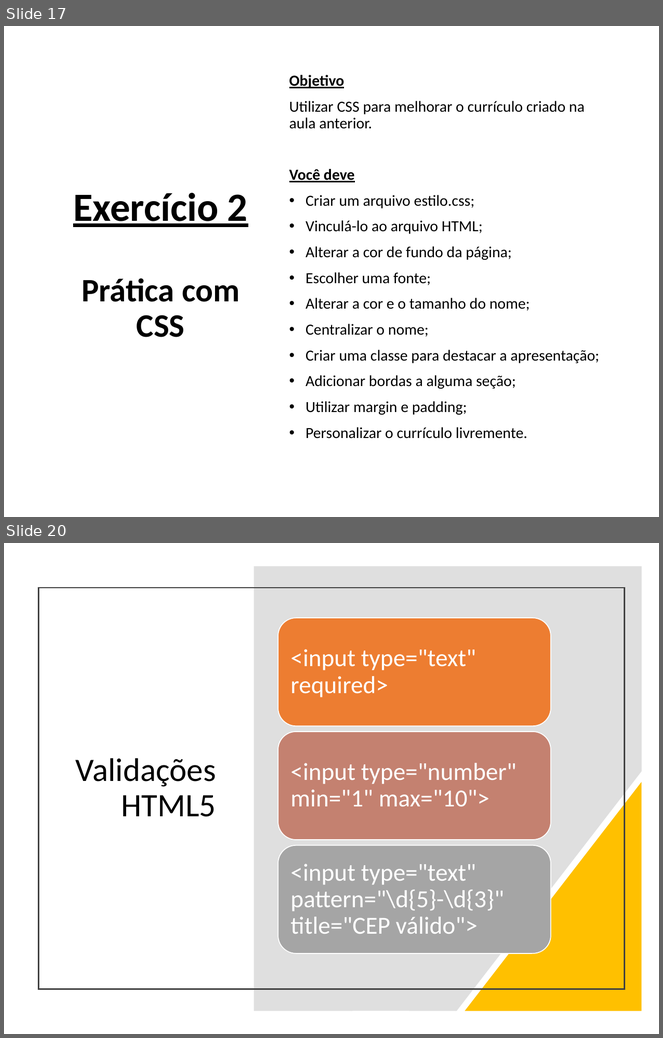
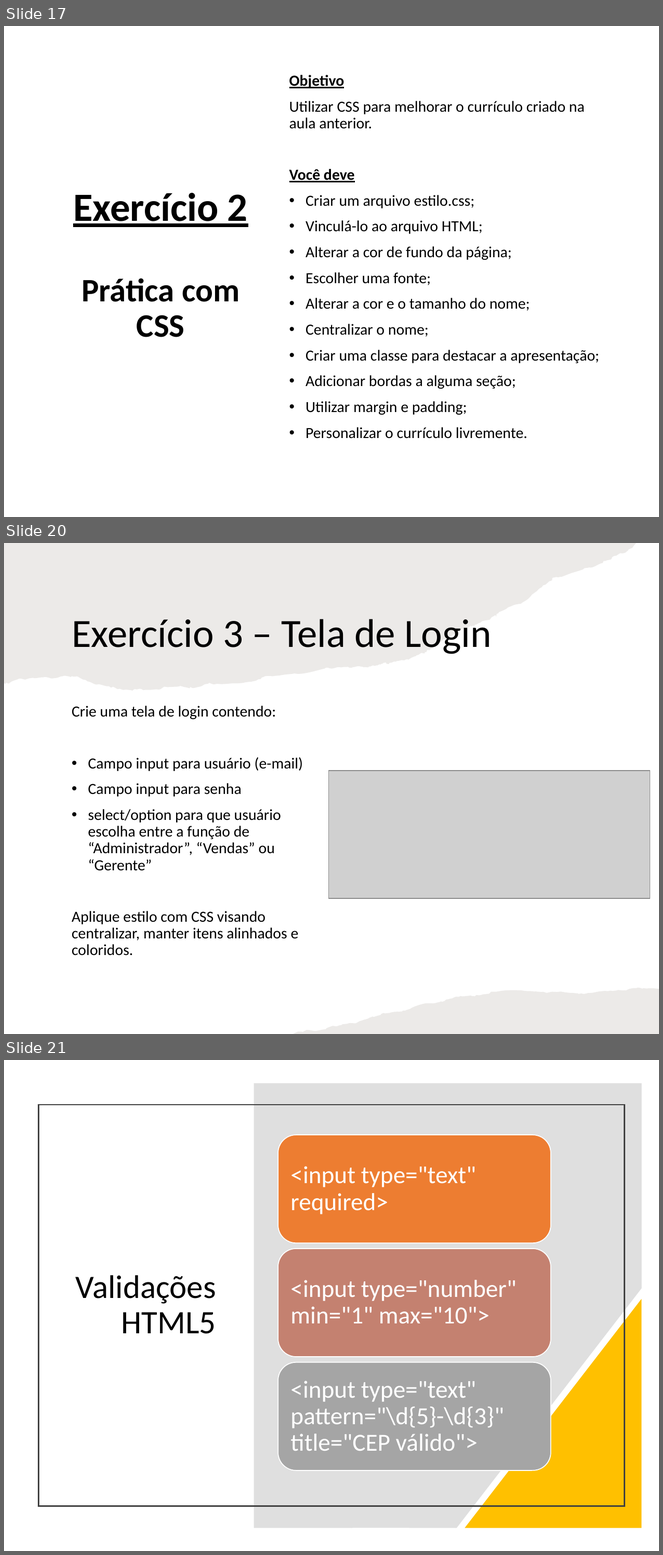
Before and after one commit to thiagospin/APLICWEBI, a slide deck: slides/HTML e CSS.pptx. Shown one above the other, each under a label of ours: slides 17 and 20 before the commit, slides 17, 20 and 21 after it; the slides between them are not shown. The pictures are 663x1038 and 663x1555 pixels, drawn with LibreOffice and Linux fonts; fonts in the diff are those of the drawing; grey boxes stand for pictures. Boxes give left, top, right and bottom in pixels: in the first picture for what was removed or moved away, otherwise in the second. Text is boxed around its words. In the diff, an @@ line names an element or a change of style, - is before the commit and + after.

Commit message:
Exercício 3

```diff
--- a/slides/HTML e CSS.pptx
+++ b/slides/HTML e CSS.pptx
@@ slide 20 added at [4,543,659,1034], background #FFFFFF @@
@@ freeform shape added at [4,543,636,691], fill #82766A at 15% opacity @@
@@ title added at [72,619,491,654], 44 pt, text #000000 @@
+Exercício 3 – Tela de Login
@@ text added at [72,706,304,956], 17 pt, text #000000 @@
+Crie uma tela de login contendo:
+• Campo input para usuário (e-mail)
+• Campo input para senha
+• select/option para que usuário escolha entre a função de “Administrador”, “Vendas” ou “Gerente”
+Aplique estilo com CSS visando centralizar, manter itens alinhados e coloridos.
@@ picture added at [329,771,650,899] @@
@@ freeform shape added at [293,988,659,1034], fill #82766A at 15% opacity @@
@@ what was slide 20 is now slide 21 @@
```
Also in this commit, not shown: 3 slides changed, 3 other files.
